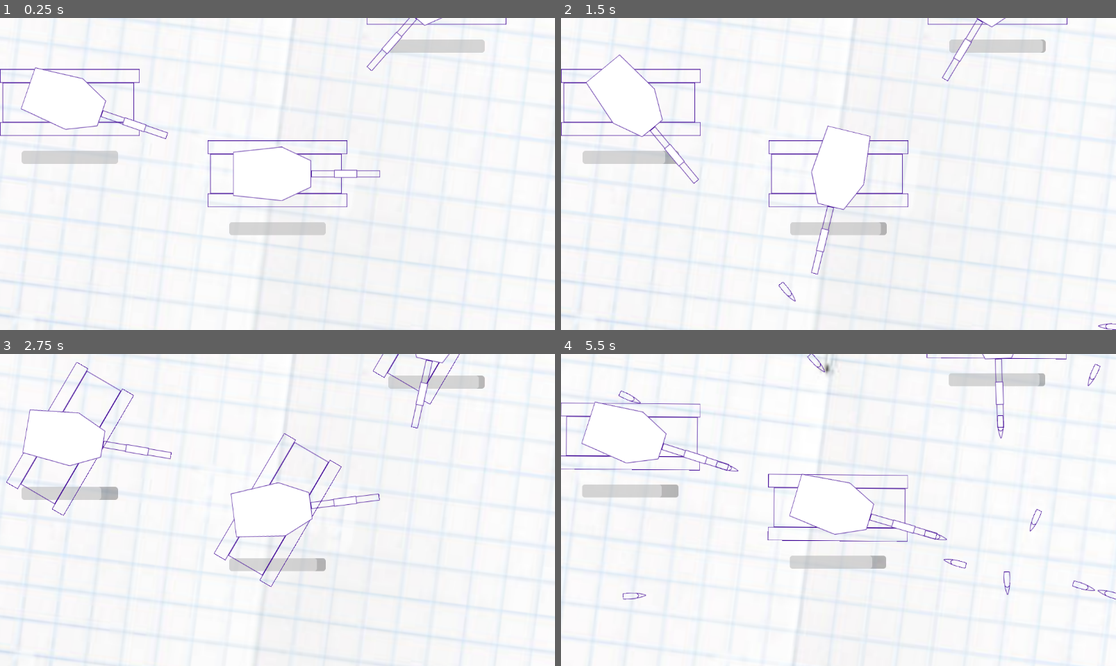
Above: before the commit, frames 1-4 (two rows, left to right).
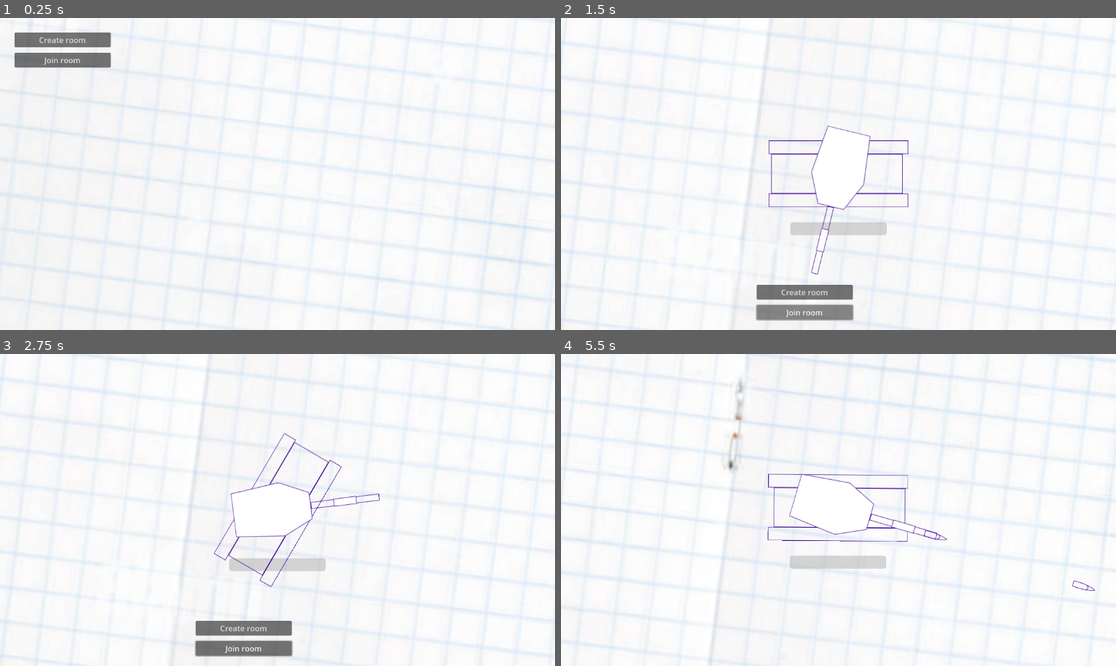
Above: after the commit, the same moments.

Repository: Kucito/scratchtanks
Game: Godot game, scene res://scenes/Game.tscn
Two runs of this game, one before a commit and one after it. Both use one fixed random seed, a clock stepped at 60 frames per second and the inputs below.
Inputs (mouse positions are in pixels of both pictures, inside the frame that each line leads up to):
- Up to frame 1 (0.25 s): no input
- Up to frame 2 (1.5 s): click (622, 39) at 0.5 s, where only the run after the commit has a clickable "Create room"; click (805, 311) at 1.25 s, where only the run after the commit has a clickable "Join room"
- Up to frame 3 (2.75 s): move the mouse to (399, 494) at 2.02 s; hold Right (ui_right) from 2.03 s (still down)
- Up to frame 4 (5.5 s): move the mouse to (727, 525) at 2.77 s; release Right (ui_right) at 2.78 s; hold Down (ui_down) 2.78-3.53 s; move the mouse to (894, 441) at 3.52 s; hold Right (ui_right) 3.53-4.28 s; move the mouse to (810, 572) at 4.27 s; hold Up (ui_up) 4.28-5.03 s; move the mouse to (1005, 556) at 5.02 s; hold Left (ui_left) from 5.03 s (still down); hold Space (shoot) from 5.03 s (still down)

The runs differ from the first frame. In frame 1, 7.6% of the frame differs, in the area x 0-100%, y 0-100%; in frame 2, 5.0%; in frame 3, 5.0%; in frame 4, 4.1%.

Commit message:
Implement multiplayer synchronization for player and bullet mechanics
- Added multiplayer synchronization for player movement and health management.
- Updated bullet script to handle server-side destruction and client notifications.
- Introduced replication configuration for bullets and players to ensure consistent gameplay across clients.
- Refactored player gun shooting logic to support multiplayer authority checks.
- Enhanced scene configurations to accommodate multiplayer features.

Diff:
--- a/project.godot
+++ b/project.godot
@@ -65,4 +65,3 @@
 
 renderer/rendering_method="gl_compatibility"
 renderer/rendering_method.mobile="gl_compatibility"
-environment/defaults/default_clear_color=Color(1, 1, 1, 1)
--- a/scenes/Game.tscn
+++ b/scenes/Game.tscn
@@ -1,46 +1,39 @@
-[gd_scene load_steps=4 format=3 uid="uid://rxqblwqpw20"]
+[gd_scene load_steps=5 format=3 uid="uid://rxqblwqpw20"]
 
 [ext_resource type="Texture2D" uid="uid://drc52djqlsytd" path="res://assets/sprites/background/108357.jpg" id="1_cpr0p"]
+[ext_resource type="PackedScene" uid="uid://ckg6c17jaon1n" path="res://scenes/Multiplayer.tscn" id="3_78awf"]
 [ext_resource type="PackedScene" uid="uid://dahveydyxk2u2" path="res://scenes/Note.tscn" id="3_cpr0p"]
-[ext_resource type="PackedScene" uid="uid://brw3yvii85n0q" path="res://scenes/player.tscn" id="4_78awf"]
+[ext_resource type="Script" path="res://scripts/spawn_point.gd" id="4_78awf"]
 
 [node name="Game" type="Node2D"]
 
 [node name="Desk" type="Sprite2D" parent="."]
 texture_repeat = 2
+position = Vector2(0, -11)
 texture = ExtResource("1_cpr0p")
 region_enabled = true
 region_rect = Rect2(0, 0, 10000, 10000)
-
-[node name="Player" parent="." instance=ExtResource("4_78awf")]
 
 [node name="Note" parent="." instance=ExtResource("3_cpr0p")]
 rotation = 0.127409
 scale = Vector2(4, 4)
 
-[node name="Player2" parent="." instance=ExtResource("4_78awf")]
-position = Vector2(1074, 340)
+[node name="Multiplayer" parent="." instance=ExtResource("3_78awf")]
 
-[node name="Player3" parent="." instance=ExtResource("4_78awf")]
-position = Vector2(-431, -148)
+[node name="SpawnPoints" type="Node" parent="."]
 
-[node name="Player4" parent="." instance=ExtResource("4_78awf")]
-position = Vector2(330, -379)
+[node name="SpawnPoint1" type="Node2D" parent="SpawnPoints"]
+position = Vector2(-300, 500)
+script = ExtResource("4_78awf")
 
-[node name="Player5" parent="." instance=ExtResource("4_78awf")]
-position = Vector2(-593, -1141)
+[node name="SpawnPoint2" type="Node2D" parent="SpawnPoints"]
+position = Vector2(-400, -100)
+script = ExtResource("4_78awf")
 
-[node name="Player6" parent="." instance=ExtResource("4_78awf")]
-position = Vector2(781, -956)
+[node name="SpawnPoint3" type="Node2D" parent="SpawnPoints"]
+position = Vector2(500, 300)
+script = ExtResource("4_78awf")
 
-[node name="Player7" parent="." instance=ExtResource("4_78awf")]
-position = Vector2(920, -1676)
-
-[node name="Player8" parent="." instance=ExtResource("4_78awf")]
-position = Vector2(-1210, -596)
-
-[node name="Player9" parent="." instance=ExtResource("4_78awf")]
-position = Vector2(-1283, 225)
-
-[node name="Player10" parent="." instance=ExtResource("4_78awf")]
-position = Vector2(1578, -568)
+[node name="SpawnPoint4" type="Node2D" parent="SpawnPoints"]
+position = Vector2(200, -200)
+script = ExtResource("4_78awf")
--- /dev/null
+++ b/scenes/Multiplayer.tscn
@@ -0,0 +1,37 @@
+[gd_scene load_steps=3 format=3 uid="uid://ckg6c17jaon1n"]
+
+[ext_resource type="Script" uid="uid://dq7erd7ibnj5v" path="res://scripts/multiplayer.gd" id="1_t1ser"]
+[ext_resource type="PackedScene" uid="uid://brw3yvii85n0q" path="res://scenes/Player.tscn" id="2_8fwmw"]
+
+[node name="Multiplayer" type="Node2D"]
+script = ExtResource("1_t1ser")
+player_scene = ExtResource("2_8fwmw")
+
+[node name="Control" type="Control" parent="."]
+layout_mode = 3
+anchors_preset = 0
+offset_right = 1152.0
+offset_bottom = 648.0
+
+[node name="Create room" type="Button" parent="Control"]
+layout_mode = 0
+offset_left = 30.0
+offset_top = 30.0
+offset_right = 230.0
+offset_bottom = 61.0
+text = "Create room"
+
+[node name="Join room" type="Button" parent="Control"]
+layout_mode = 0
+offset_left = 30.0
+offset_top = 72.0
+offset_right = 230.0
+offset_bottom = 102.0
+text = "Join room"
+
+[node name="MultiplayerSpawner" type="MultiplayerSpawner" parent="."]
+_spawnable_scenes = PackedStringArray("uid://brw3yvii85n0q", "uid://vsn51p013tiu")
+spawn_path = NodePath("..")
+
+[connection signal="pressed" from="Control/Create room" to="." method="_on_host_pressed"]
+[connection signal="pressed" from="Control/Join room" to="." method="_on_join_pressed"]
--- a/scenes/bullet.tscn
+++ b/scenes/bullet.tscn
@@ -1,7 +1,18 @@
-[gd_scene load_steps=3 format=3 uid="uid://vsn51p013tiu"]
+[gd_scene load_steps=4 format=3 uid="uid://vsn51p013tiu"]
 
 [ext_resource type="Texture2D" uid="uid://dpbxos50f12f6" path="res://assets/sprites/tanks/debug/shell.png" id="1_mkf8s"]
 [ext_resource type="Script" uid="uid://bqc0brx7mlxc0" path="res://scripts/bullet.gd" id="1_y25gk"]
+
+[sub_resource type="SceneReplicationConfig" id="SceneReplicationConfig_p1sfj"]
+properties/0/path = NodePath(".:position")
+properties/0/spawn = true
+properties/0/replication_mode = 1
+properties/1/path = NodePath(".:rotation")
+properties/1/spawn = true
+properties/1/replication_mode = 1
+properties/2/path = NodePath(".:lifetime")
+properties/2/spawn = true
+properties/2/replication_mode = 1
 
 [node name="Area2D" type="Area2D" groups=["damage"]]
 script = ExtResource("1_y25gk")
@@ -13,4 +24,7 @@
 [node name="CollisionPolygon2D" type="CollisionPolygon2D" parent="."]
 polygon = PackedVector2Array(-24, -6, 1, -6, 23, 0, 1, 6, -24, 6)
 
+[node name="MultiplayerSynchronizer" type="MultiplayerSynchronizer" parent="."]
+replication_config = SubResource("SceneReplicationConfig_p1sfj")
+
 [connection signal="body_entered" from="." to="." method="_on_body_entered"]
--- a/scenes/player.tscn
+++ b/scenes/player.tscn
@@ -1,15 +1,26 @@
-[gd_scene load_steps=6 format=3 uid="uid://brw3yvii85n0q"]
+[gd_scene load_steps=7 format=3 uid="uid://brw3yvii85n0q"]
 
-[ext_resource type="Script" uid="uid://bs75ga36haalo" path="res://scripts/player.gd" id="1_g2els"]
-[ext_resource type="Texture2D" uid="uid://bome2j013iu6m" path="res://assets/sprites/tanks/debug/body.png" id="2_qhqgy"]
-[ext_resource type="Texture2D" uid="uid://dodsq26ds3xhw" path="res://assets/sprites/tanks/debug/top.png" id="3_qhqgy"]
-[ext_resource type="Script" uid="uid://bfsqiwu3n6mln" path="res://scripts/player_gun.gd" id="4_dqkch"]
+[ext_resource type="Script" uid="uid://bs75ga36haalo" path="res://scripts/player.gd" id="1_mdl7e"]
+[ext_resource type="Texture2D" uid="uid://bome2j013iu6m" path="res://assets/sprites/tanks/debug/body.png" id="2_qu4a1"]
+[ext_resource type="Texture2D" uid="uid://dodsq26ds3xhw" path="res://assets/sprites/tanks/debug/top.png" id="3_70d11"]
+[ext_resource type="Script" uid="uid://bfsqiwu3n6mln" path="res://scripts/player_gun.gd" id="4_cw2d6"]
 
 [sub_resource type="RectangleShape2D" id="RectangleShape2D_dqkch"]
 size = Vector2(290, 137)
 
+[sub_resource type="SceneReplicationConfig" id="SceneReplicationConfig_dqkch"]
+properties/0/path = NodePath(".:position")
+properties/0/spawn = true
+properties/0/replication_mode = 1
+properties/1/path = NodePath(".:rotation")
+properties/1/spawn = true
+properties/1/replication_mode = 1
+properties/2/path = NodePath("Top:rotation")
+properties/2/spawn = true
+properties/2/replication_mode = 1
+
 [node name="CharacterBody2D" type="CharacterBody2D" groups=["player"]]
-script = ExtResource("1_g2els")
+script = ExtResource("1_mdl7e")
 
 [node name="CollisionShape2D" type="CollisionShape2D" parent="."]
 position = Vector2(0, -0.5)
@@ -49,3 +60,6 @@
 offset_right = 200.0
 offset_bottom = 27.0
 show_percentage = false
+
+[node name="MultiplayerSynchronizer" type="MultiplayerSynchronizer" parent="."]
+replication_config = SubResource("SceneReplicationConfig_dqkch")
--- a/scripts/bullet.gd
+++ b/scripts/bullet.gd
@@ -1,19 +1,23 @@
 extends Node2D
 
-@export var speed: float = 1500.0  # Bullet speed in pixels per second
+@export var speed: float = 1500.0
 @export var DAMAGE: int = 10
-var lifetime: float = 0.0  # Track how long the bullet has existed
+var lifetime: float = 0.0
 
 func _physics_process(delta: float) -> void:
-	# Move forward based on the object's global rotation
+
 	position += Vector2.RIGHT.rotated(global_rotation) * speed * delta
+	lifetime += delta
+	if lifetime >= 1.0:
 
-	# Update lifetime
-	lifetime += delta
-	if lifetime >= 1.0:  # Destroy after 1 second
-		queue_free()
+		if multiplayer.is_server():
+			queue_free()
 
 func _on_body_entered(body):
+	if multiplayer.is_server():
+		print("server hit")
+	else:
+		print("client hit")
 	if body.is_in_group("player") and body.has_method("take_damage"):
 		body.take_damage(DAMAGE)
 		queue_free()
--- /dev/null
+++ b/scripts/multiplayer.gd
@@ -0,0 +1,91 @@
+extends Node2D
+
+var peer = ENetMultiplayerPeer.new()
+@export var player_scene: PackedScene
+var spawn_points = []
+var player_spawn_data = {}  # Track player spawn positions
+
+func _ready():
+	# Add your bullet scene to the spawnable scenes
+	$MultiplayerSpawner._spawnable_scenes.append("res://scenes/Bullet.tscn")
+
+	# Get spawn points (after a short delay to ensure Game scene is ready)
+	call_deferred("_get_spawn_points")
+
+func _get_spawn_points():
+	var spawn_points_node = get_node_or_null("/root/Game/SpawnPoints")
+	if spawn_points_node:
+		for point in spawn_points_node.get_children():
+			if point is SpawnPoint:
+				spawn_points.append(point)
+
+func _on_host_pressed():
+	peer.create_server(135)
+	multiplayer.multiplayer_peer = peer
+	multiplayer.peer_connected.connect(_add_player)
+	_add_player()
+
+func _add_player(id = 1):
+	# If this player has respawned before, use their last position
+	var spawn_position = Vector2.ZERO
+	var spawn_rotation = 0
+
+	if player_spawn_data.has(id):
+		# Player is respawning
+		spawn_position = player_spawn_data[id].position
+		spawn_rotation = player_spawn_data[id].rotation
+	else:
+		# New player, choose a random spawn point
+		spawn_position = _get_random_spawn_position()
+
+	# Create the player
+	var player = player_scene.instantiate()
+	player.name = str(id)
+
+	# Set the initial position
+	player.position = spawn_position
+	player.rotation = spawn_rotation
+
+	# Save this spawn data
+	player_spawn_data[id] = {
+		"position": spawn_position,
+		"rotation": spawn_rotation
+	}
+
+	call_deferred("add_child", player)
+
+func _on_join_pressed():
+	peer.create_client("localhost", 135)
+	multiplayer.multiplayer_peer = peer
+
+func _get_random_spawn_position() -> Vector2:
+	if spawn_points.size() > 0:
+		var random_point = spawn_points[randi() % spawn_points.size()]
+		return random_point.global_position
+	else:
+		# Fallback if no spawn points are defined
+		return Vector2(
+			randf_range(100, 900),  # Random X between 100 and 900
+			randf_range(100, 500)   # Random Y between 100 and 500
+		)
+
+# Called by the player when they die
+func handle_player_death(player_id):
+	if multiplayer.is_server():
+		# Choose a new spawn point
+		var new_spawn = _get_random_spawn_position()
+
+		# Update spawn data
+		player_spawn_data[player_id] = {
+			"position": new_spawn,
+			"rotation": 0  # Reset rotation on respawn
+		}
+
+		# Schedule respawn with short delay
+		get_tree().create_timer(2.0).timeout.connect(
+			func(): _respawn_player(player_id)
+		)
+
+func _respawn_player(player_id):
+	if multiplayer.is_server():
+		_add_player(player_id)
--- a/scripts/player.gd
+++ b/scripts/player.gd
@@ -7,39 +7,60 @@
 
 @onready var health_bar = $HealthBar/ProgressBar
 
+func _enter_tree():
+	set_multiplayer_authority(name.to_int())
+
 func _ready():
 	health = MAX_HEALTH
 	health_bar.max_value = MAX_HEALTH
 	health_bar.value = health
 
-	# Make health bar ignore parent rotation
+
 	$HealthBar.top_level = true
 
-func _process(delta):
-	var direction = Vector2.ZERO
-	var forward = Vector2(cos(rotation), sin(rotation))
 
-	if Input.is_action_pressed("ui_right"):
-		rotation += ROTATION_SPEED * delta
-	if Input.is_action_pressed("ui_left"):
-		rotation -= ROTATION_SPEED * delta
-	if Input.is_action_pressed("ui_up"):
-		direction += forward * SPEED * delta
-	if Input.is_action_pressed("ui_down"):
-		direction -= forward * SPEED * delta
+	$Camera2D.enabled = is_multiplayer_authority()
 
-	velocity = direction.normalized() * SPEED
+func _physics_process(delta):
+	if is_multiplayer_authority():
+		var direction = Vector2.ZERO
+		var forward = Vector2(cos(rotation), sin(rotation))
+
+		if Input.is_action_pressed("ui_right"):
+			rotation += ROTATION_SPEED * delta
+		if Input.is_action_pressed("ui_left"):
+			rotation -= ROTATION_SPEED * delta
+		if Input.is_action_pressed("ui_up"):
+			direction += forward * SPEED * delta
+		if Input.is_action_pressed("ui_down"):
+			direction -= forward * SPEED * delta
+
+		velocity = direction.normalized() * SPEED
 
 	move_and_slide()
 
-	# Update health bar position to follow player but ignore rotation
+func _process(_delta):
 	$HealthBar.global_position = global_position + Vector2(-100, 100)
 
 func take_damage(amount):
 	health -= amount
-	health_bar.value = health
+
+	sync_health.rpc(health)
+
 	if health <= 0:
 		die()
 
 func die():
+
+	if multiplayer.is_server():
+		var multiplayer_node = get_node_or_null("/root/Game/Multiplayer")
+		if multiplayer_node:
+			multiplayer_node.handle_player_death(name.to_int())
+
+	await get_tree().create_timer(0.5).timeout
 	queue_free()
+
+@rpc("authority", "call_local")
+func sync_health(new_health):
+	health = new_health
+	health_bar.value = health
--- a/scripts/player_gun.gd
+++ b/scripts/player_gun.gd
@@ -6,27 +6,27 @@
 var bullet_spawn_distance = 212
 
 func _process(delta):
-	look_at(get_global_mouse_position())
+	if is_multiplayer_authority():
+		look_at(get_global_mouse_position())
 
-	if Input.is_action_pressed("shoot") and can_shoot:
-		shoot()
-		can_shoot = false
-		cooldown_timer = 0.0
+		if Input.is_action_pressed("shoot") and can_shoot:
 
-	if not can_shoot:
-		cooldown_timer += delta
-		if cooldown_timer >= 0.2:
-			can_shoot = true
+			spawn_bullet.rpc(global_position, global_rotation)
+			can_shoot = false
+			cooldown_timer = 0.0
 
-func shoot():
+		if not can_shoot:
+			cooldown_timer += delta
+			if cooldown_timer >= 0.2:
+				can_shoot = true
 
-	var bullet_scene = preload("res://scenes/bullet.tscn")
+@rpc("any_peer", "call_local")
+func spawn_bullet(pos, rot):
+	var bullet_scene = load("res://scenes/Bullet.tscn")
 	var bullet_instance = bullet_scene.instantiate()
 
+	var spawn_position = pos + Vector2.RIGHT.rotated(rot) * bullet_spawn_distance
+	bullet_instance.global_position = spawn_position
+	bullet_instance.global_rotation = rot
 
-	var spawn_position = global_position + Vector2.RIGHT.rotated(global_rotation) * bullet_spawn_distance
-	bullet_instance.global_position = spawn_position
-	bullet_instance.global_rotation = global_rotation
-
-
-	get_tree().current_scene.add_child(bullet_instance)
+	get_node("/root/Game/Multiplayer").add_child(bullet_instance)
--- /dev/null
+++ b/scripts/spawn_point.gd
@@ -0,0 +1,3 @@
+extends Node2D
+
+class_name SpawnPoint
Not shown: 2 places in scenes/player.tscn that only renumber resources
Not shown, added: scripts/multiplayer.gd.uid
